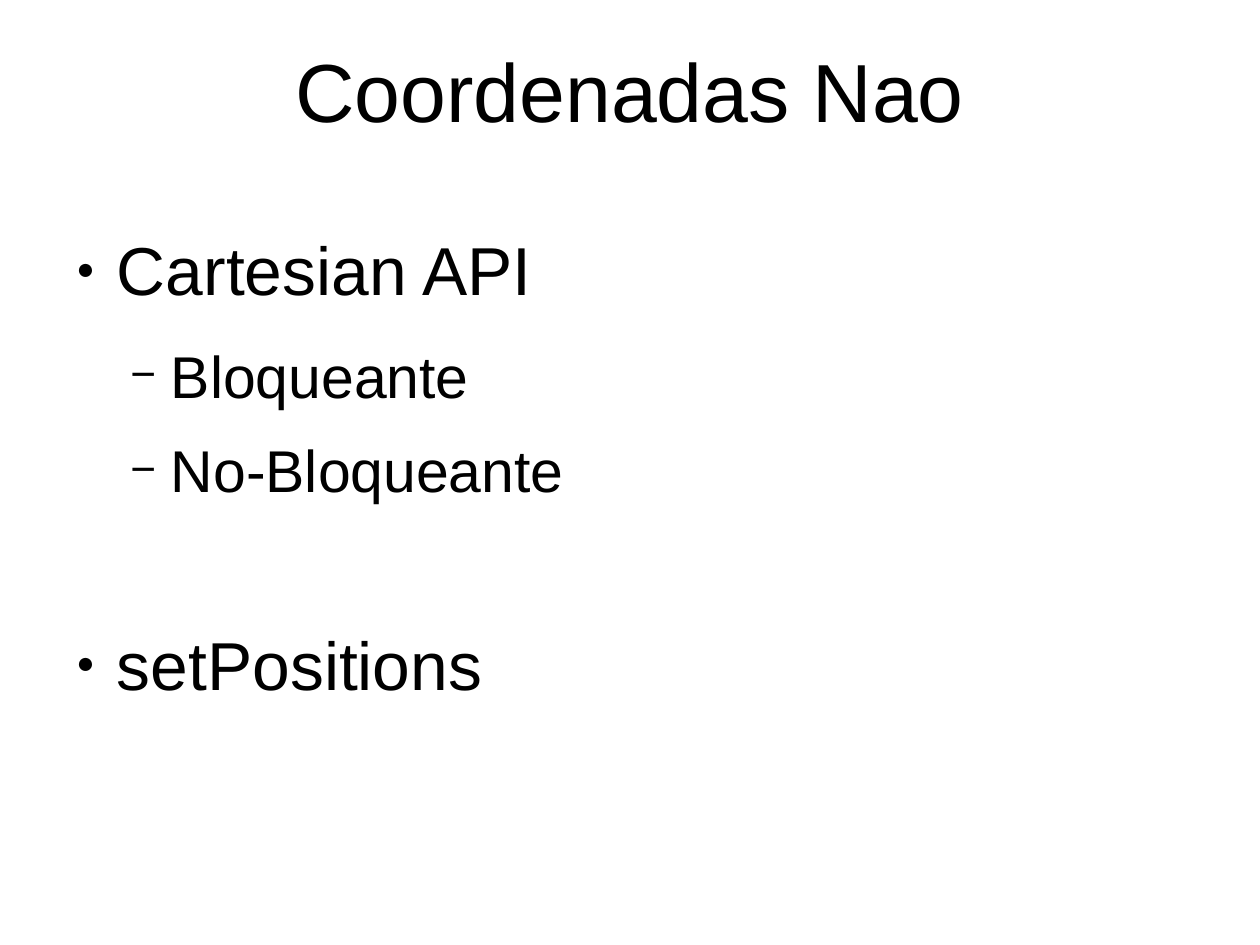
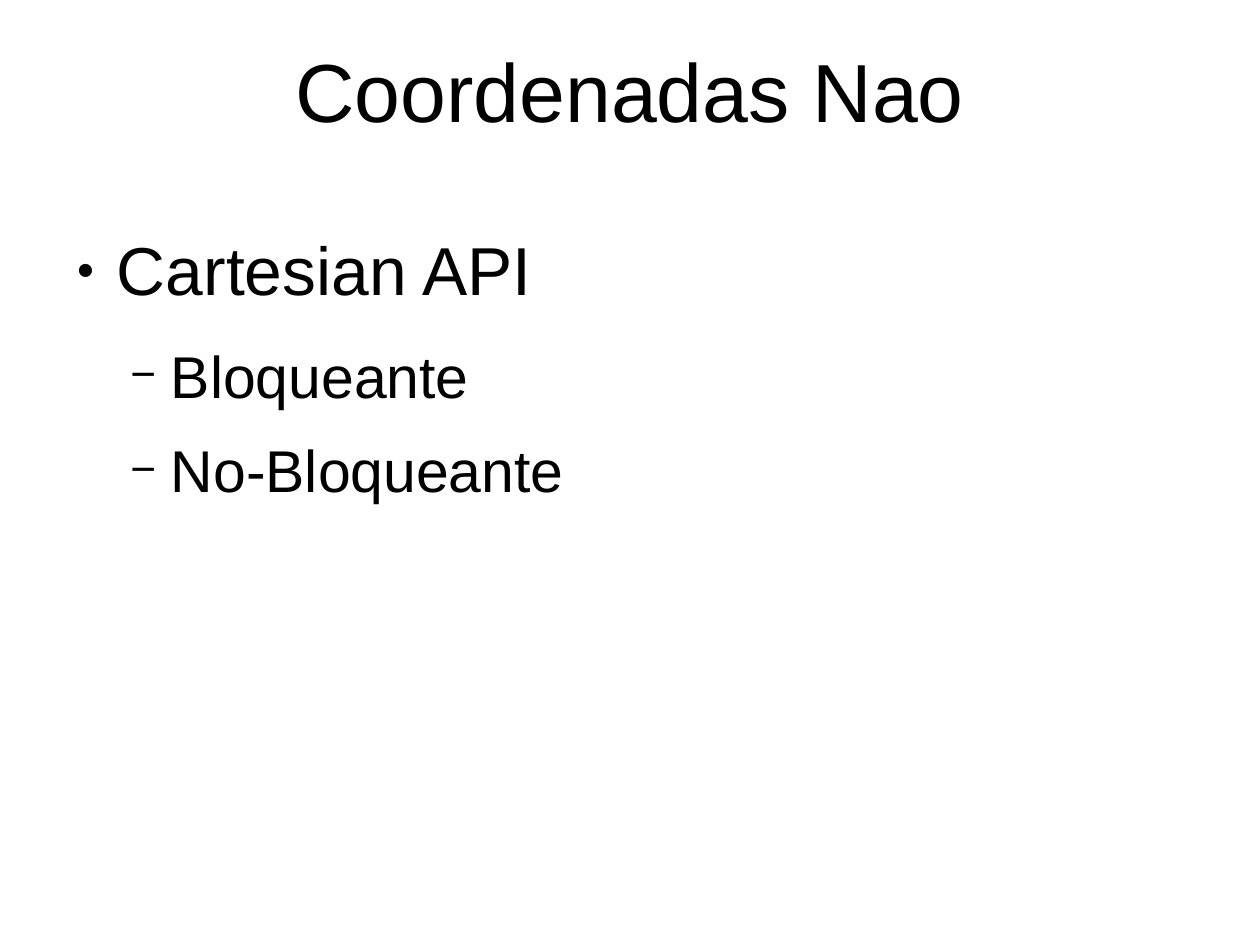
Before and after one commit to LennonNM/Proyecto_Electrico, a slide deck: slide 7 of Presentacion/Avance.odp. Drawn at 1260x945 pixels with LibreOffice and Linux fonts; fonts in the diff are those of the drawing; background and template pictures are left out. Boxes give left, top, right and bottom in pixels: in the first picture for what was removed or moved away, otherwise in the second. Text is boxed around its words. In the diff, an @@ line names an element or a change of style, - is before the commit and + after.

Commit message:
lista lectura coordenadas simple

```diff
--- a/Presentacion/Avance.odp
+++ b/Presentacion/Avance.odp
@@ text at bbox=[117, 641, 482, 691]: paragraph removed @@
-● setPositions
```
Also in this commit, not shown: 5 other files.
